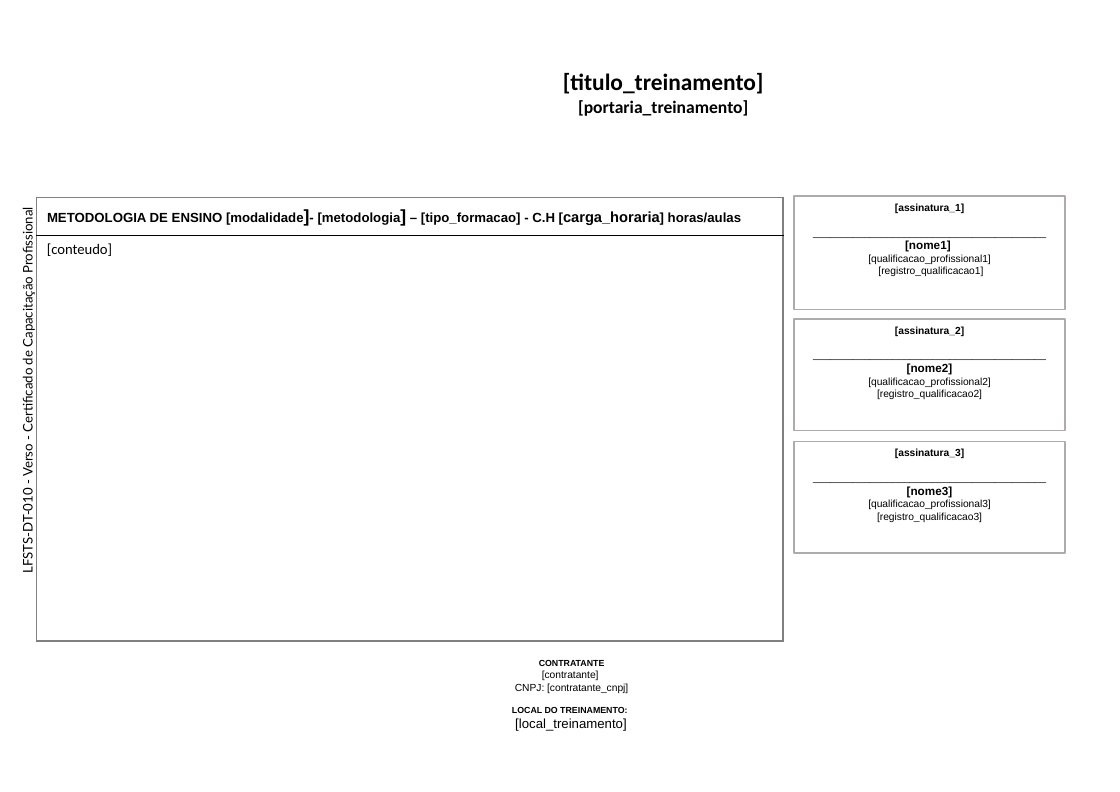
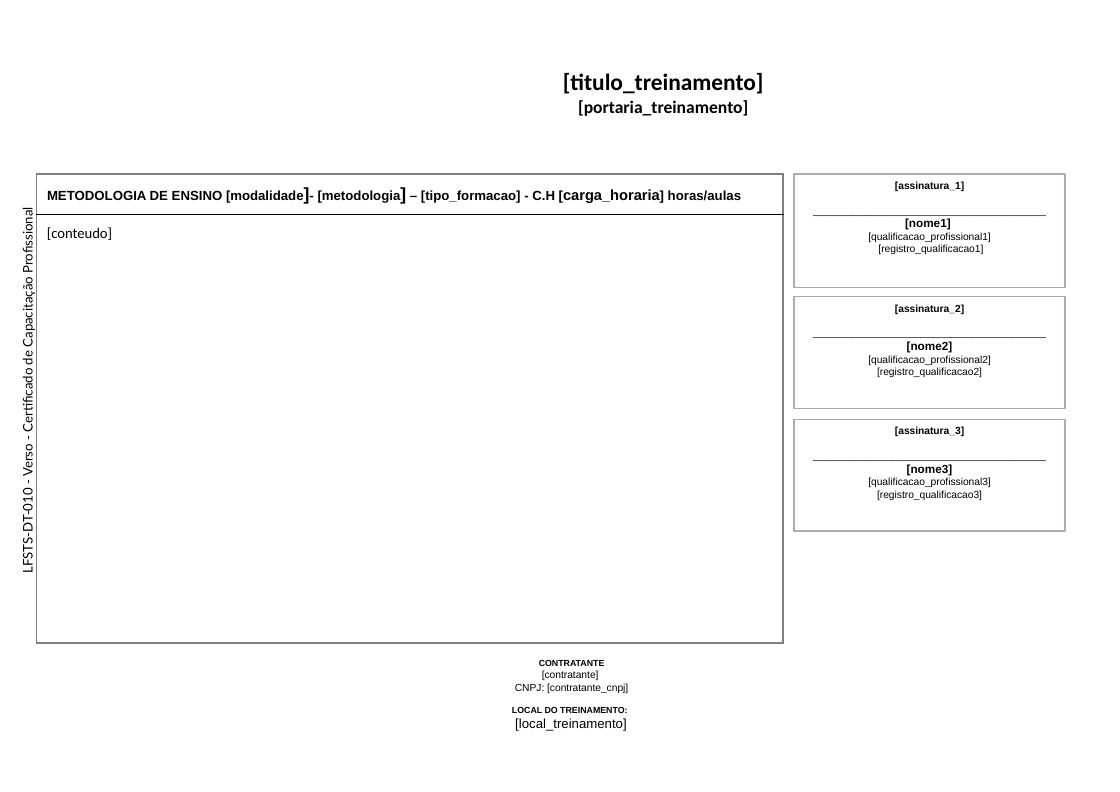
Before and after one commit to Programateca/lfsoares-front, a slide deck: slide 1 of public/templates/verso-3a.pptx. Drawn at 1120x792 pixels with LibreOffice and Linux fonts; fonts in the diff are those of the drawing; background and template pictures are left out. Boxes give left, top, right and bottom in pixels: in the first picture for what was removed or moved away, otherwise in the second. Text is boxed around its words. In the diff, an @@ line names an element or a change of style, - is before the commit and + after.

```diff
--- a/public/templates/verso-3a.pptx
+++ b/public/templates/verso-3a.pptx
@@ table: place and size @@
-table at (37, 197, 783, 641)
+table at (37, 174, 783, 643)
@@ 3 rectangles: place and size @@
-3 rectangles at (794, 196, 1065, 553)
+3 rectangles at (794, 174, 1065, 531)
@@ text "[conteudo]": place and size @@
-text "[conteudo]" at (47, 243, 112, 256)
+text "[conteudo]" at (47, 227, 112, 240)
@@ text "[conteudo]" at (47, 227, 112, 240): columns 2 to 1 @@
```
Also in this commit, not shown: 7 other files.
